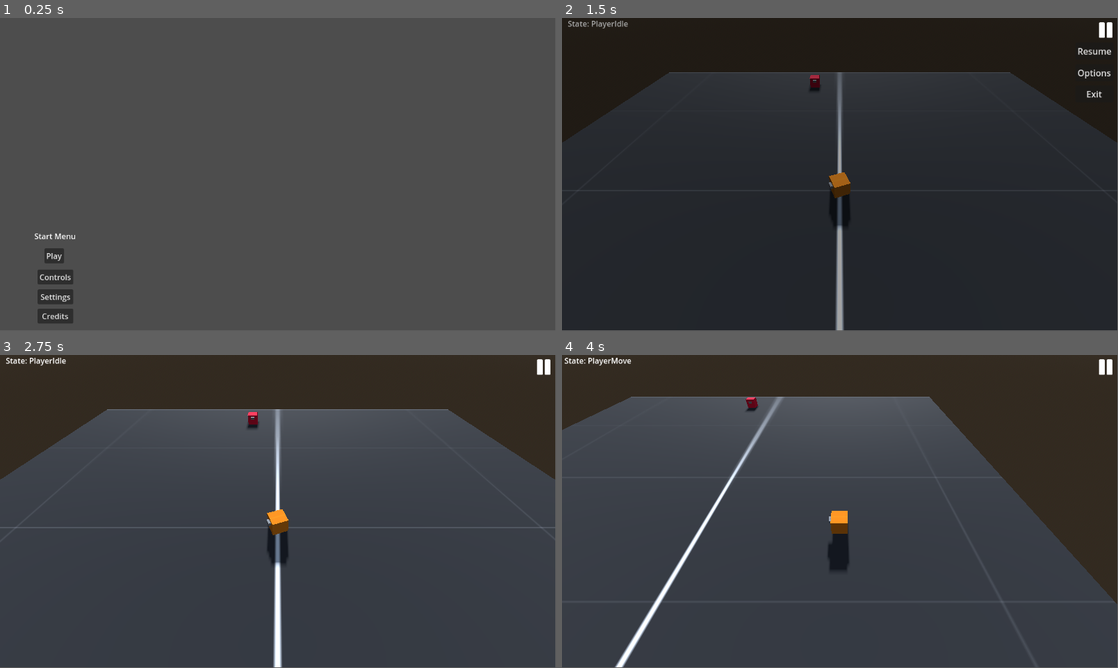
Above: before the commit, frames 1-4 (two rows, left to right).
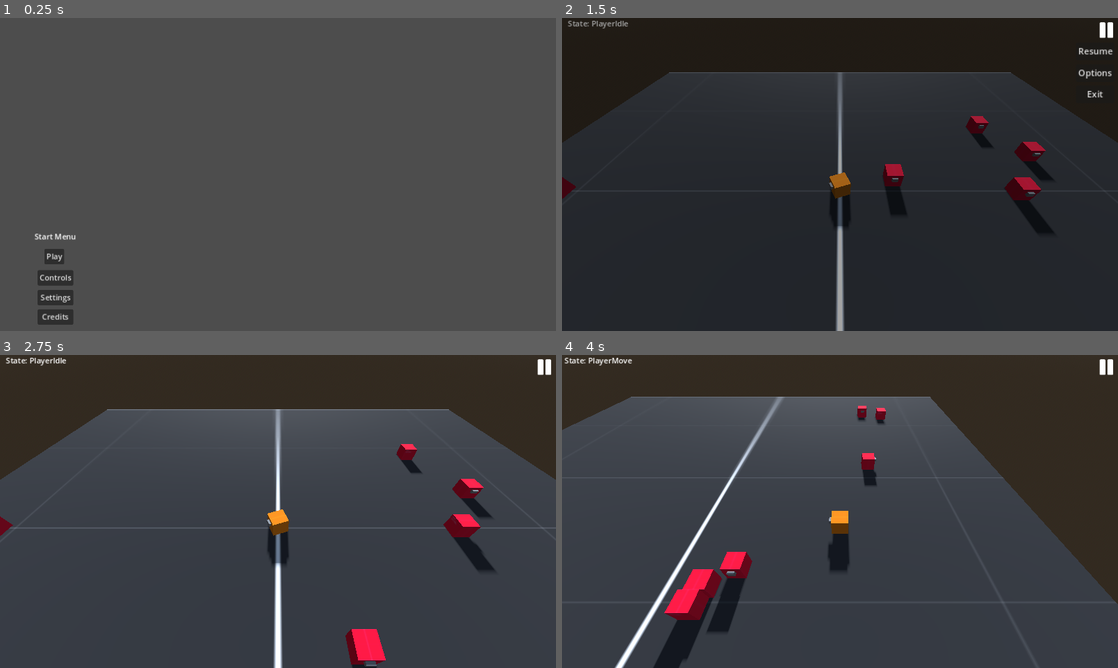
Above: after the commit, the same moments.

Repository: anqilique/2024-GameDev-Internal-Public
Game: Godot game, scene res://scenes/start_menu.tscn
The game is run twice, just before and just after one commit, with the same random seed, the same clock (stepped at 60 frames per second) and the same inputs.
Inputs (mouse positions are in pixels of both pictures, inside the frame that each line leads up to):
- Up to frame 1 (0.25 s): no input
- Up to frame 2 (1.5 s): click "Play" at 0.5 s; click (1106, 30) at 1.25 s
- Up to frame 3 (2.75 s): click "Resume" at 2 s
- Up to frame 4 (4 s): tap Enter (ui_accept) at 2.75, 3.6, 3.77 s; move the mouse to (962, 495) at 2.77 s; hold Right (ui_right) 2.78-3.53 s; hold Enter (ui_accept) 2.78-3.53 s; move the mouse to (728, 527) at 3.52 s; hold Down (ui_down) from 3.53 s (still down)
The window is 799x449 before the commit and 800x450 after it. Grey fills any space a smaller window leaves; there, only what the larger window draws over its background counts as a difference.

The runs differ from the first frame. In frame 1, 0.4% of the frame differs, in the area x 6-14%, y 68-98%; in frame 2, 2.3%; in frame 3, 2.8%; in frame 4, 3.8%, in the area x 0-100%, y 0-100%.

Commit message:
Random Enemy Movement
Worked on randomizing the movement of the passive enemies.

Diff:
--- a/project.godot
+++ b/project.godot
@@ -19,6 +19,10 @@
 [autoload]
 
 PlayerVars="*res://resources/autoloads/player_vars.gd"
+
+[display]
+
+window/stretch/mode="canvas_items"
 
 [input]
 
--- a/scenes/enemy.tscn
+++ b/scenes/enemy.tscn
@@ -1,9 +1,11 @@
-[gd_scene load_steps=10 format=3 uid="uid://c8tchusbfdues"]
+[gd_scene load_steps=12 format=3 uid="uid://c8tchusbfdues"]
 
+[ext_resource type="Script" path="res://scripts/enemy.gd" id="1_hxvoo"]
 [ext_resource type="Texture2D" uid="uid://cthh1rh7bq4hj" path="res://assets/textures/red.png" id="1_i5jk6"]
 [ext_resource type="Script" path="res://scripts/states/enemy_wander.gd" id="2_d7w2j"]
 [ext_resource type="Script" path="res://scripts/health_component.gd" id="2_re237"]
 [ext_resource type="Script" path="res://scripts/states/enemy_idle.gd" id="2_xdrw5"]
+[ext_resource type="Script" path="res://scripts/state_machine.gd" id="3_kq0uh"]
 [ext_resource type="Script" path="res://scripts/hitbox_component.gd" id="3_nx77o"]
 
 [sub_resource type="BoxMesh" id="BoxMesh_7qjmc"]
@@ -15,7 +17,10 @@
 
 [sub_resource type="BoxShape3D" id="BoxShape3D_3ixml"]
 
-[node name="Enemy" type="CharacterBody3D"]
+[node name="Enemy" type="CharacterBody3D" groups=["Enemy"]]
+script = ExtResource("1_hxvoo")
+statetimer_min = 0.05
+statetimer_max = 1.5
 
 [node name="Rig" type="Node3D" parent="."]
 
@@ -30,8 +35,9 @@
 [node name="CollisionShape3D" type="CollisionShape3D" parent="."]
 shape = SubResource("BoxShape3D_3ixml")
 
-[node name="StateMachine" type="Node" parent="."]
-script = ExtResource("2_xdrw5")
+[node name="StateMachine" type="Node" parent="." node_paths=PackedStringArray("initial_state")]
+script = ExtResource("3_kq0uh")
+initial_state = NodePath("EnemyIdle")
 
 [node name="EnemyIdle" type="Node" parent="StateMachine"]
 script = ExtResource("2_xdrw5")
@@ -45,3 +51,8 @@
 [node name="HitboxComponent" type="Node" parent="." node_paths=PackedStringArray("health_component")]
 script = ExtResource("3_nx77o")
 health_component = NodePath("../HealthComponent")
+
+[node name="StateTimer" type="Timer" parent="."]
+one_shot = true
+
+[connection signal="timeout" from="StateTimer" to="." method="_on_state_timer_timeout"]
--- a/scenes/main.tscn
+++ b/scenes/main.tscn
@@ -1,11 +1,14 @@
-[gd_scene load_steps=5 format=3 uid="uid://0k5brkemduba"]
+[gd_scene load_steps=6 format=3 uid="uid://0k5brkemduba"]
 
+[ext_resource type="Script" path="res://scripts/main.gd" id="1_rko6x"]
 [ext_resource type="PackedScene" uid="uid://clyq3u2h0solb" path="res://scenes/environment.tscn" id="1_uuast"]
 [ext_resource type="PackedScene" uid="uid://g4cgcehjl82k" path="res://scenes/player.tscn" id="2_b511t"]
 [ext_resource type="PackedScene" uid="uid://c8tchusbfdues" path="res://scenes/enemy.tscn" id="3_qiinr"]
 [ext_resource type="PackedScene" uid="uid://dj6ga5g6jywsx" path="res://scenes/layer_ui.tscn" id="3_wax13"]
 
 [node name="Main" type="Node3D"]
+script = ExtResource("1_rko6x")
+enemy_scene = ExtResource("3_qiinr")
 
 [node name="Environment" parent="." instance=ExtResource("1_uuast")]
 transform = Transform3D(1, 0, 0, 0, 1, 0, 0, 0, 1, 0, -0.46297, 0)
@@ -13,7 +16,4 @@
 [node name="Player" parent="." instance=ExtResource("2_b511t")]
 transform = Transform3D(-1, 0, -8.74228e-08, 0, 1, 0, 8.74228e-08, 0, -1, 0, 0.5, 0)
 
-[node name="Enemy" parent="." instance=ExtResource("3_qiinr")]
-transform = Transform3D(1, 0, 0, 0, 1, 0, 0, 0, 1, 2.78812, 0.490449, 15.3891)
-
 [node name="LayerUI" parent="." instance=ExtResource("3_wax13")]
--- /dev/null
+++ b/scripts/enemy.gd
@@ -0,0 +1,38 @@
+extends CharacterBody3D
+
+
+@export var statetimer_min : float
+@export var statetimer_max : float
+
+@onready var time_in_state : float
+
+# Get the gravity from the project settings to be synced with RigidBody nodes.
+var gravity = ProjectSettings.get_setting("physics/3d/default_gravity")
+
+func _ready():
+	reset_statetimer()
+
+func reset_statetimer():
+	time_in_state = randf_range(statetimer_min, statetimer_max)
+	$StateTimer.wait_time = time_in_state
+	$StateTimer.start()
+
+
+func _physics_process(delta):
+	# Add the gravity.
+	if not is_on_floor():
+		velocity.y -= gravity * delta
+
+	move_and_slide()
+
+func go_to_new_state(current_state):
+	if current_state == "EnemyIdle":
+		$StateMachine.on_child_transition($StateMachine.current_state, "EnemyWander")
+	elif current_state == "EnemyWander":
+		$StateMachine.on_child_transition($StateMachine.current_state, "EnemyIdle")
+
+	reset_statetimer()
+
+
+func _on_state_timer_timeout():
+	go_to_new_state($StateMachine.current_state.name)
--- /dev/null
+++ b/scripts/main.gd
@@ -0,0 +1,22 @@
+extends Node3D
+
+@export var enemy_scene : PackedScene
+
+# Called when the node enters the scene tree for the first time.
+func _ready():
+	spawn_enemies(10)
+
+func spawn_enemies(how_many):
+	for n in range(how_many):
+		var new_enemy = enemy_scene.instantiate()
+
+		var rand_x = randf_range(-20, 20)
+		var rand_z = randf_range(-20, 20)
+		new_enemy.position = Vector3(rand_x, 0.5, rand_z)
+
+		add_child(new_enemy)
+		new_enemy.add_to_group("Enemies")
+
+# Called every frame. 'delta' is the elapsed time since the previous frame.
+func _process(delta):
+	pass
--- a/scripts/state_machine.gd
+++ b/scripts/state_machine.gd
@@ -36,4 +36,5 @@
 	new_state.enter()
 	current_state = new_state
 
-	get_parent().get_node("StateLabel").text = "State: " + current_state.name
+	if get_parent().is_in_group("Player"):
+		get_parent().get_node("StateLabel").text = "State: " + current_state.name
--- a/scripts/states/enemy_idle.gd
+++ b/scripts/states/enemy_idle.gd
@@ -1,12 +1,14 @@
 extends State
 class_name EnemyIdle
 
+var enemy
 
-# Called when the node enters the scene tree for the first time.
-func _ready():
-	pass # Replace with function body.
+func enter():
+	enemy = get_parent().get_parent()
 
 
-# Called every frame. 'delta' is the elapsed time since the previous frame.
-func _process(delta):
-	pass
+func physics_update(delta):
+	enemy.velocity.x = move_toward(enemy.velocity.x, 0, 12)
+	enemy.velocity.z = move_toward(enemy.velocity.z, 0, 12)
+
+	enemy.move_and_slide()
--- a/scripts/states/enemy_wander.gd
+++ b/scripts/states/enemy_wander.gd
@@ -1,12 +1,28 @@
 extends State
 class_name EnemyWander
 
+const SPEED = 0.1
 
-# Called when the node enters the scene tree for the first time.
-func _ready():
-	pass # Replace with function body.
+var enemy
+var moving
+var direction
+var movement_dict = {
+	"FORWARD" : -1,
+	"BACKWARD" : 1,
+	"LEFT" : 1,
+	"RIGHT" : -1,
+}
+
+func enter():
+	enemy = get_parent().get_parent()
+	direction = movement_dict.keys().pick_random()
 
 
-# Called every frame. 'delta' is the elapsed time since the previous frame.
-func _process(delta):
-	pass
+func physics_update(delta):
+	if direction in ["FORWARD", "BACKWARD"]:
+		enemy.velocity.z += SPEED * movement_dict[direction]
+	elif direction in ["LEFT", "RIGHT"]:
+		enemy.velocity.x += SPEED * movement_dict[direction]
+
+	enemy.look_at(enemy.global_transform.origin + enemy.velocity)
+	enemy.move_and_slide()
--- a/scripts/states/player_idle.gd
+++ b/scripts/states/player_idle.gd
@@ -3,7 +3,7 @@
 
 var player
 
-func _ready():
+func enter():
 	player = get_tree().get_first_node_in_group("Player")
 
 func update(delta):
--- a/scripts/states/player_jump.gd
+++ b/scripts/states/player_jump.gd
@@ -5,7 +5,7 @@
 var can_jump = false
 var player
 
-func _ready():
+func enter():
 	player = get_tree().get_first_node_in_group("Player")
 
 func physics_update(delta):
